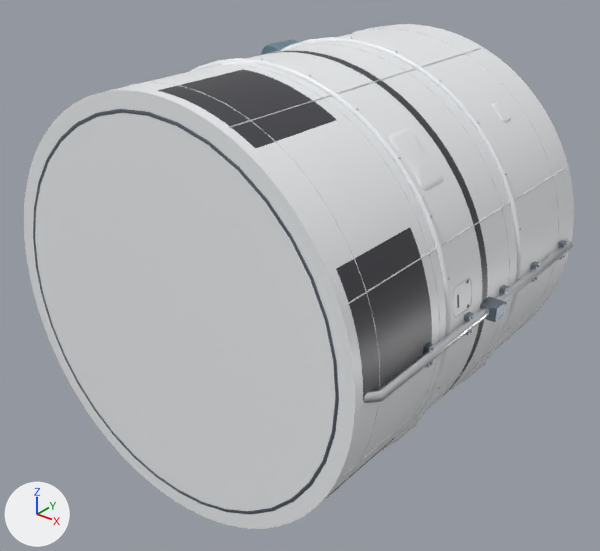
The glTF model assets-src/ship-modules/tank-6-main.glb: old version first, new version second.
The view is the same before and after, from a 50 mm camera at (7.26, -9.29, 5.26) aimed at (0.03, -0.25, -0.34). Arrows for +X, +Y and +Z are at lower left; the lights stay in place. The older version comes first. Vertices at exactly the same position are counted once.

In view in the first picture: 'cryo_feedline', 'tank-band', 'tank-band.001', 'tank_end_rim_1.0', 'tank_hull', 'tank_surface_panels' and 15 more.
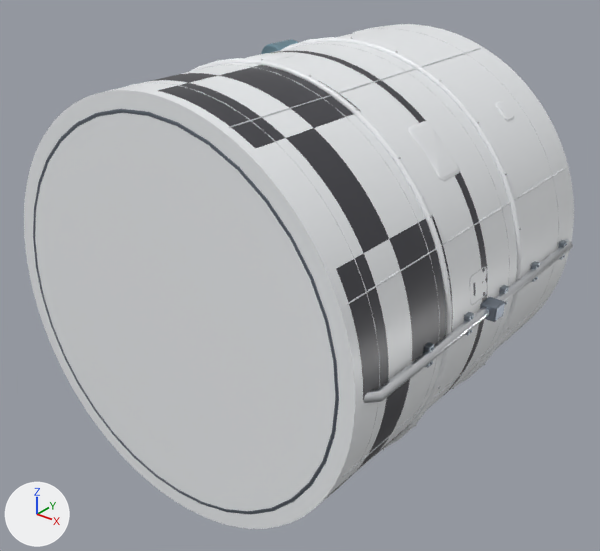
Where the change shows, as pixel boxes [x1, y1, x2, y2] in the pictures (600 x 551 px; the box of a moved part takes in the faces that stretch with it):
'tank_surface_panels', reshaped
    before: [221, 26, 511, 318]
    after: [245, 26, 514, 305]
part 1 of me_tank_hull, moved or reshaped
    before: [199, 67, 432, 444]
    after: [173, 63, 455, 459]
part 2 of me_tank_hull, recoloured
    both: [148, 65, 452, 468]
part 3 of me_tank_hull, recoloured
    both: [190, 76, 410, 468]
part 4 of me_tank_surface_panels, moved or reshaped
    before: [221, 59, 273, 65]
    after: [245, 53, 295, 59]
part 5 of me_tank_surface_panels, moved or reshaped
    before: [453, 278, 472, 318]
    after: [470, 267, 488, 305]
part 6 of me_tank_surface_panels, moved or reshaped
    before: [389, 134, 443, 190]
    after: [414, 121, 460, 181]
part 7 of me_tank_surface_panels, moved or reshaped
    before: [457, 294, 459, 308]
    after: [474, 282, 476, 296]

What the commit changed:
me_tank_hull is used by ob_tank_hull; location (0.0, 0.0, 0.0).
me_tank_hull had 19584 vertices, 39164 faces and spanned x -3.0..3.0, y -3.0..3.0, z -3.0..3.0.
me_tank_hull now has 19776 vertices, 39548 faces and spans x -3.0..3.0, y -3.0..3.0, z -3.0..3.0.
me_tank_hull part 1: 192 vertices removed from x -3.0..3.0, y -1.38, z -3.0..3.0; 384 vertices added at x -3.0..3.0, y -1.83..-0.87, z -3.0..3.0.
me_tank_hull part 2: 3072 faces spanning x -3.0..3.0, y -2.34..-0.88, z -3.0..3.0 switch from mat_mat_tank_paint_white (white #f1f3f6) to mat_mat_tank_paint_black (dark grey #3f3f45).
me_tank_hull part 3: 1536 faces spanning x -3.0..3.0, y -2.34..-1.88, z -3.0..3.0 switch from mat_mat_tank_paint_black (dark grey #3f3f45) to mat_mat_tank_paint_white (white #f1f3f6).
me_tank_surface_panels is used by ob_tank_surface_panels; location (0.0, 0.0, 0.0).
me_tank_surface_panels had 2837 vertices, 5140 faces and spanned x -3.0..3.0, y -2.76..2.85, z -2.99..3.02.
me_tank_surface_panels now has 2837 vertices, 5140 faces and spans x -3.0..3.0, y -2.76..2.86, z -2.99..3.02.
me_tank_surface_panels part 4: the loose piece of 121 vertices spanning x -0.7..-0.03, y -1.11..-0.69, z 2.92..3.02 is moved by (0.0, 0.48, 0.0).
me_tank_surface_panels part 5: the loose piece of 121 vertices spanning x 2.94..3.0, y -0.85..-0.37, z 0.16..0.59 is moved by (0.0, 0.44, 0.0).
me_tank_surface_panels part 6: the loose piece of 121 vertices spanning x 1.87..2.44, y -0.85..-0.33, z 1.75..2.35 is moved by (0.0, 0.43, 0.0).
me_tank_surface_panels part 7: the loose piece of 81 vertices spanning x 2.97..2.99, y -0.76..-0.71, z 0.28..0.47 is moved by (0.0, 0.44, 0.0).
Other edits to the shape of me_tank_surface_panels do not show in these pictures.
